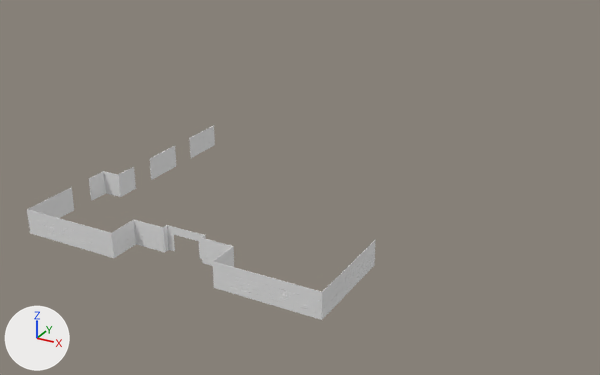
Renders of the Blender file FinalFrontier/Blender/school/school_Walls1.blend from each side of a commit.
One viewpoint serves both versions: a 50 mm camera at (6708.0, -8735.0, 5859.0) aimed at (35.0, 3398.0, -208.0). The lights are fixed; the arrows at lower left show +X, +Y and +Z.

In view in the first picture: 'SchoolWalls'.
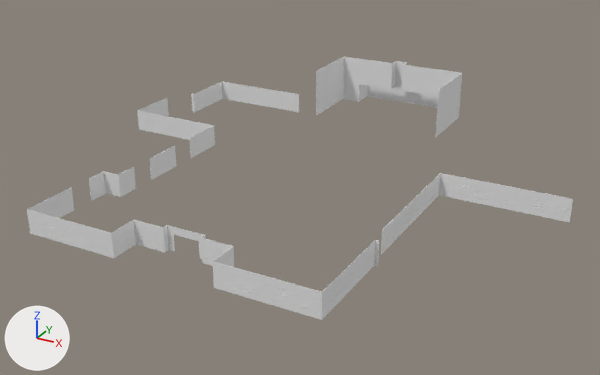
Commit message: Built more of the school walls

Changed parts and their boxes (x1, y1, x2, y2) in the pictures (600 x 375 px):
'SchoolWalls', reshaped (56% wider, 22% taller): before (27, 125, 376, 320); after (27, 82, 573, 320)
'SchoolWalls.001', added: after (316, 57, 462, 137)
part 1 of me_cube, added: after (191, 82, 299, 112)
part 2 of me_cube, added: after (381, 173, 573, 255)
part 3 of me_cube, added: after (137, 98, 215, 140)

Patch to the scene script:
```diff
--- a/FinalFrontier/Blender/school/school_Walls1.blend.py
+++ b/FinalFrontier/Blender/school/school_Walls1.blend.py
@@ me_cube @@
 # used by ob_schoolwalls; location = (0.0, 0.0, 0.0)
-me_cube.from_pydata(...)  # 1386 vertices, 1352 faces, 1 loose edge; spans x -2556.0..2556.0, y -600.0..4004.0, z 0.0..412.0
+me_cube.from_pydata(...)  # 2106 vertices, 2064 faces, 1 loose edge; spans x -4128.0..4713.0, y -600.0..6605.0, z 0.0..412.0
+# me_cube part 1: a new loose piece of 240 vertices spanning x -3836.0..-1749.0, y 5494.0..6605.0, z 0.0..412.0
+# me_cube part 2: a new loose piece of 150 vertices spanning x 2506.0..4713.0, y 1393.0..3845.0, z 0.0..412.0
+# me_cube part 3: 180 vertices added at x -4128.0..-2225.0, y 4004.0..5015.0, z 0.0..412.0
@@ me_cube_001 @@
+me_cube_001.from_pydata(...)  # 563 vertices, 571 faces; spans x -1325.0..1459.0, y 6528.0..8389.0, z 0.0..1003.0
@@ ob_schoolwalls_001 @@
+ob_schoolwalls_001 = bpy.data.objects.new('SchoolWalls.001', me_cube_001)
+ob_schoolwalls_001.location = (0.0, 0.0, 0.0)
```
